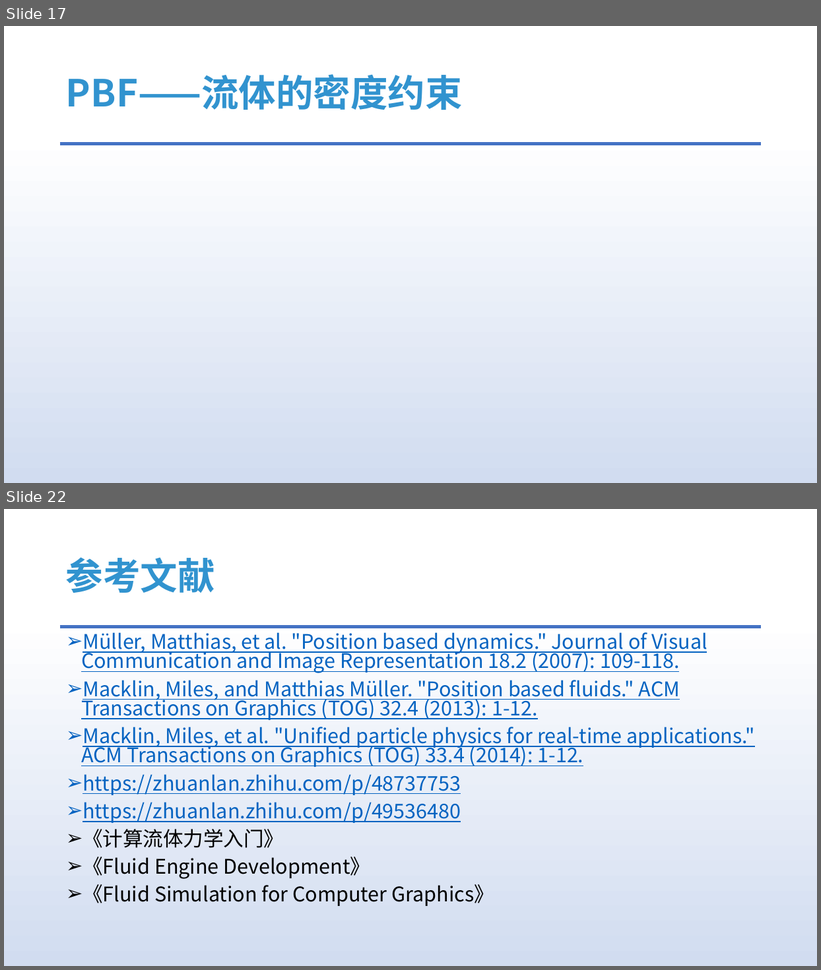
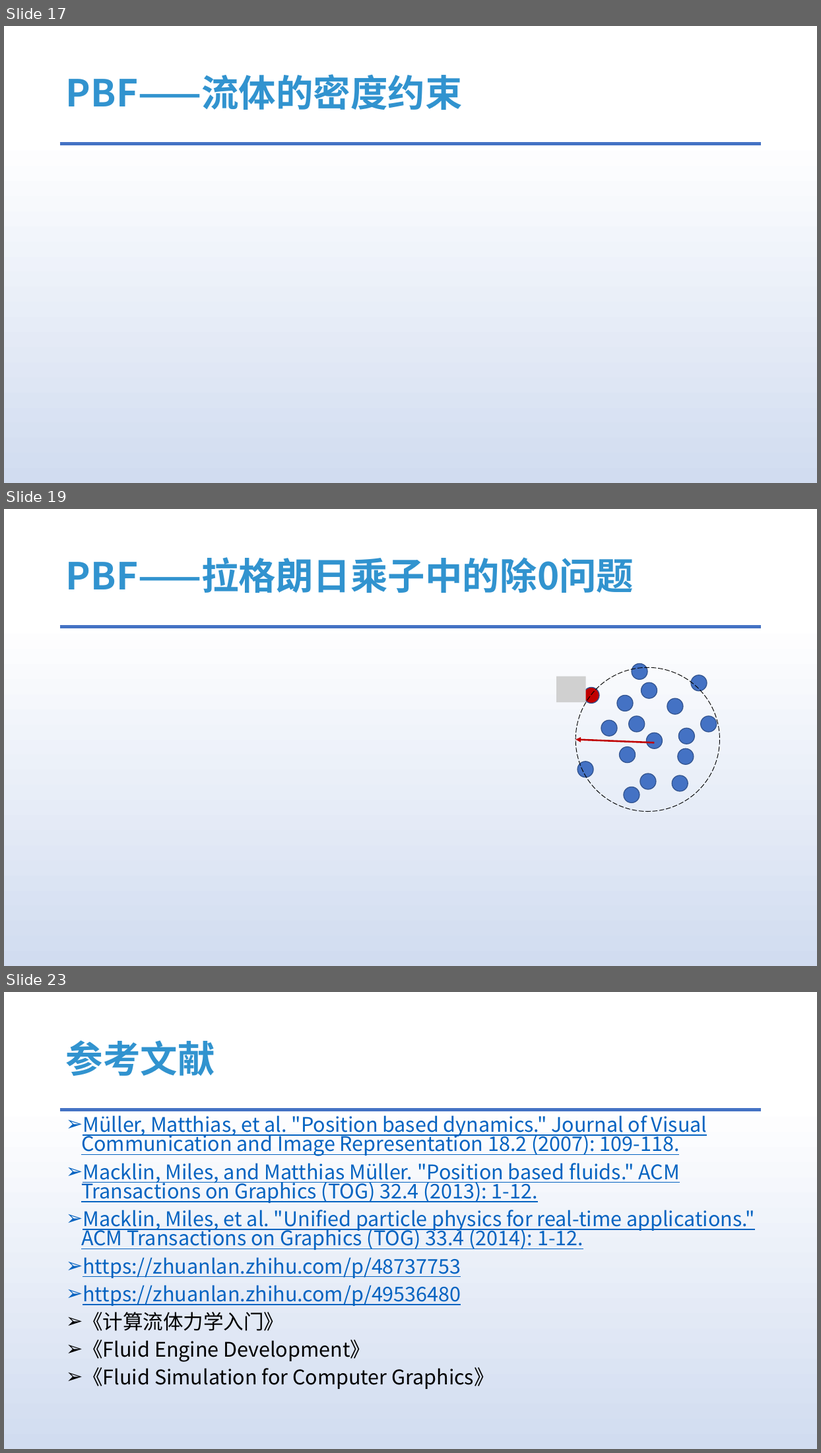
Before and after one commit to answerear/UnityFluid, a slide deck: doc/流体模拟入门分享-Part II.pptx. Shown one above the other, each under a label of ours: slides 17 and 22 before the commit, slides 17, 19 and 23 after it; the slides between them are not shown. The pictures are 821x970 and 821x1453 pixels, drawn with LibreOffice and Linux fonts; fonts in the diff are those of the drawing; grey boxes stand for pictures. Boxes give left, top, right and bottom in pixels: in the first picture for what was removed or moved away, otherwise in the second. Text is boxed around its words. In the diff, an @@ line names an element or a change of style, - is before the commit and + after.

```diff
--- a/doc/流体模拟入门分享-Part II.pptx
+++ b/doc/流体模拟入门分享-Part II.pptx
@@ slide 19 added at (4, 509, 817, 966), background gradient #FFFFFF to #D1DCF0 to #DAE3F3 to #ABC0E4 to #BECEEA to #C7D5ED; not listed: 1 template element that a slide beside it also shows @@
@@ title added at (66, 557, 634, 593), 44 pt, text #3193CF, bold @@
+PBF——拉格朗日乘子中的除0问题
@@ picture added at (556, 677, 586, 703) @@
@@ group added at (576, 664, 719, 811): 18 ellipses, 1 arrow @@
@@ what was slide 22 is now slide 23 @@
```
Also in this commit, not shown: 1 slide changed, 3 other slides added, 1 other file.
